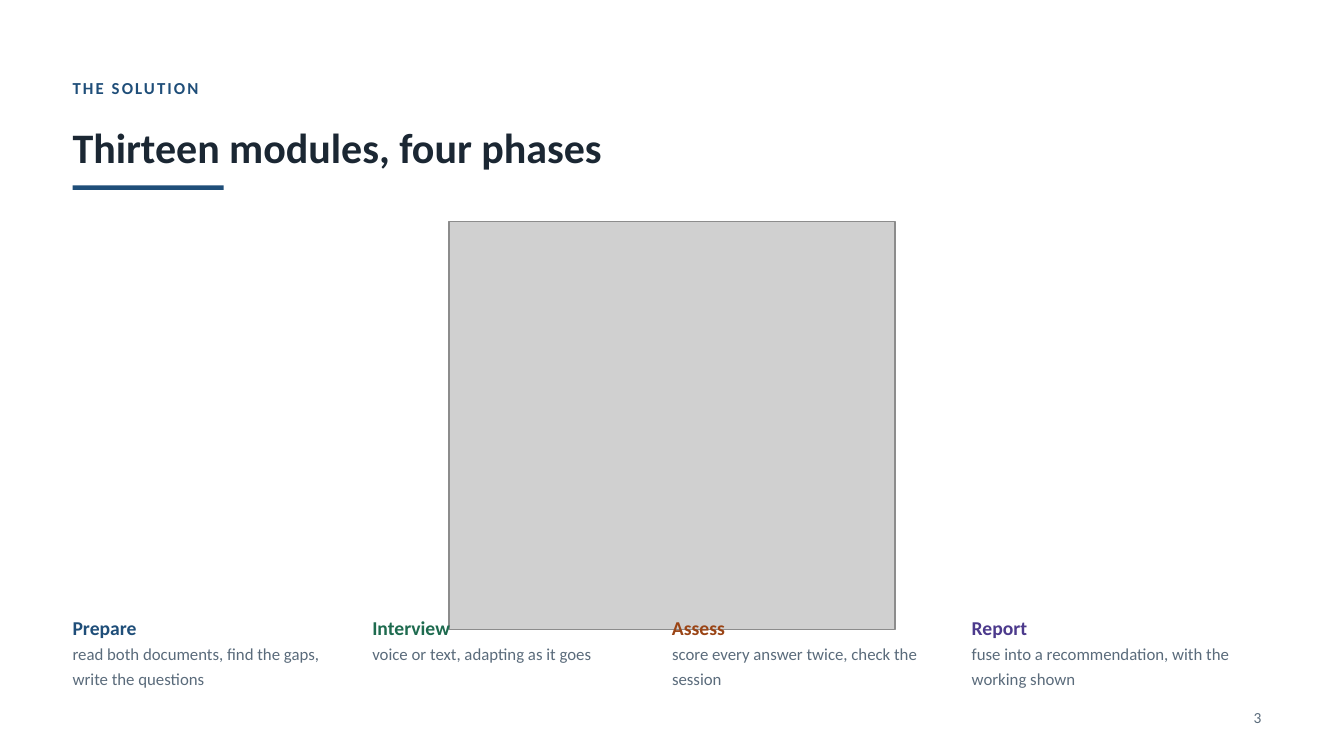
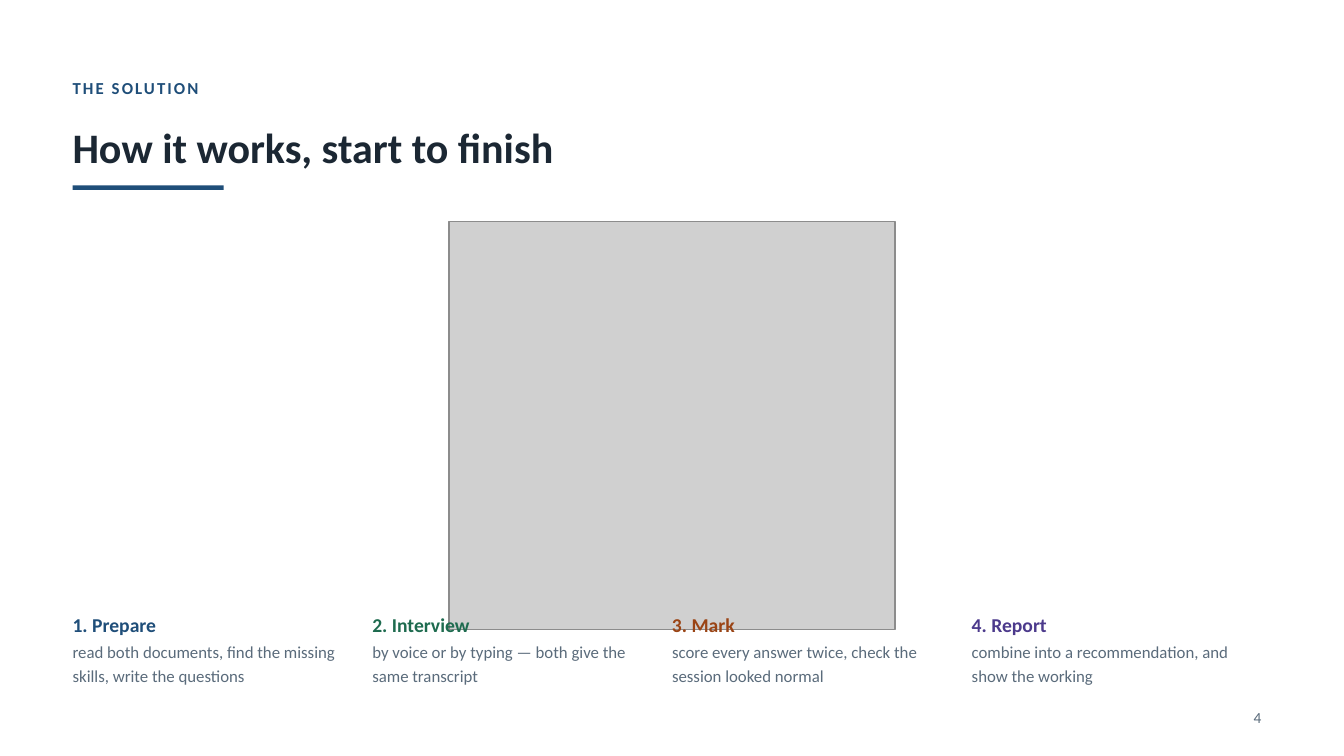
Before and after one commit to syedali254/interview_platform, a slide deck: slide 4 of submission/CMP7200_Viva_Presentation.pptx (slide 3 before the commit). Drawn at 1344x756 pixels with LibreOffice and Linux fonts; fonts in the diff are those of the drawing; grey boxes stand for pictures. Boxes give left, top, right and bottom in pixels: in the first picture for what was removed or moved away, otherwise in the second. Text is boxed around its words. In the diff, an @@ line names an element or a change of style, - is before the commit and + after.

```diff
--- a/submission/CMP7200_Viva_Presentation.pptx
+++ b/submission/CMP7200_Viva_Presentation.pptx
@@ text at box(73, 133, 553, 169): text changed @@
-Thirteen modules, four phases
+How it works, start to finish
@@ text at box(73, 619, 156, 635): text changed @@
-Prepare
+1. Prepare
@@ text at box(372, 616, 470, 632): text changed @@
-Interview
+2. Interview
@@ text at box(672, 618, 735, 638): text changed @@
-Assess
+3. Mark
@@ text at box(972, 619, 1047, 635): text changed @@
-Report
+4. Report
@@ text at box(73, 646, 335, 685): text changed @@
-read both documents, find the gaps, write the questions
+read both documents, find the missing skills, write the questions
@@ text at box(372, 646, 626, 685): text changed @@
-voice or text, adapting as it goes
+by voice or by typing — both give the same transcript
@@ text at box(672, 646, 917, 682): text changed @@
-score every answer twice, check the session
+score every answer twice, check the session looked normal
@@ text at box(972, 646, 1228, 685): text changed @@
-fuse into a recommendation, with the working shown
+combine into a recommendation, and show the working
@@ text at box(1254, 713, 1262, 723): text changed @@
-3
+4
```
Also in this commit, not shown: 4 other slides changed, 5 slides added, 5 slides removed, 2 other files.
